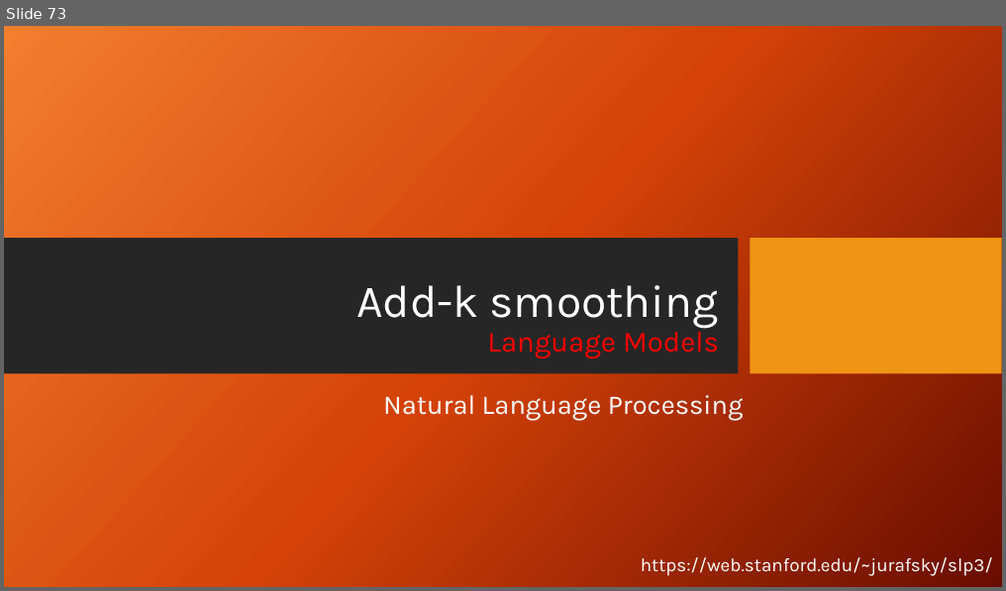
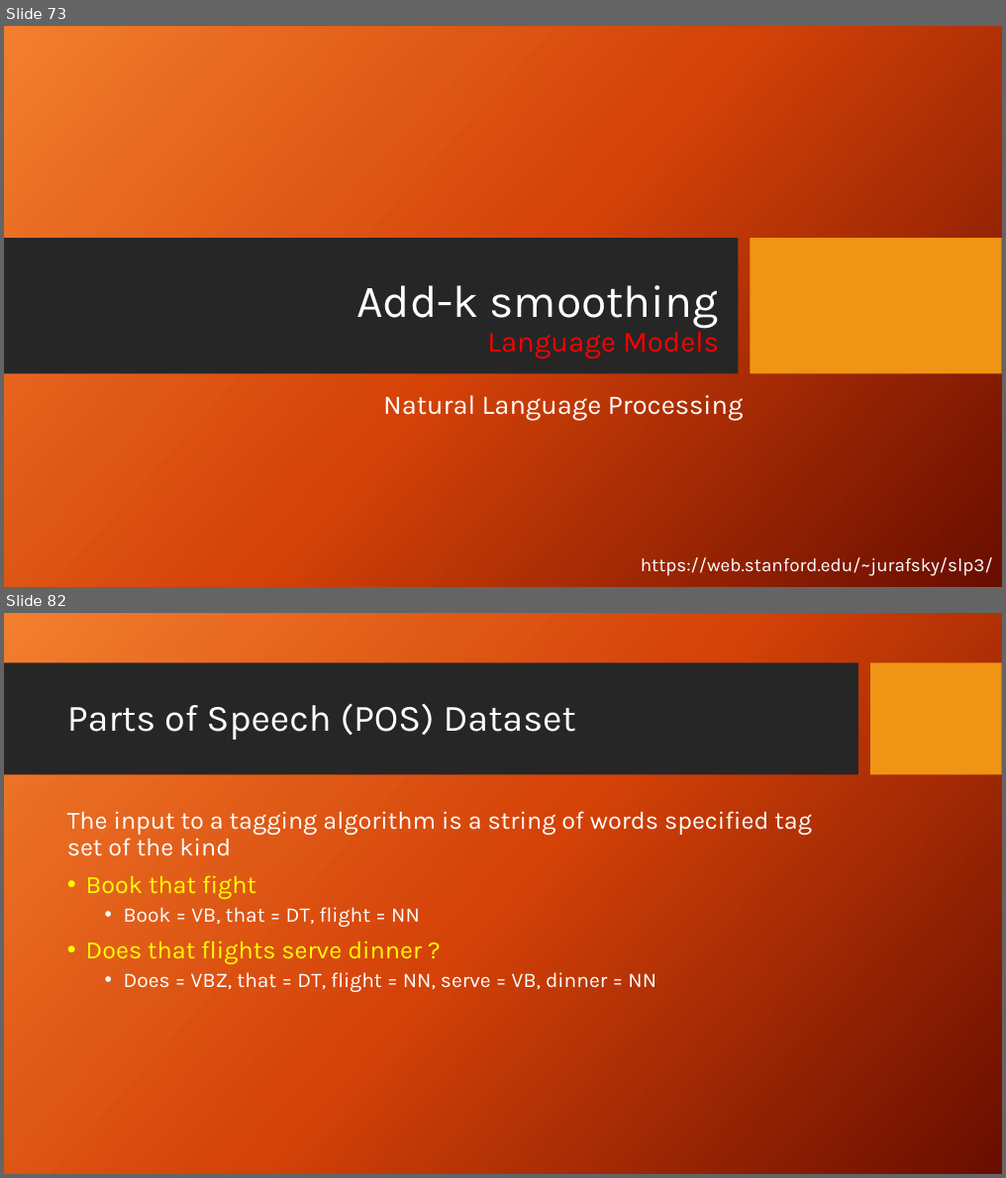
Before and after one commit to FaisalAhmedBijoy/Natural-Language-Processing-with-Python, a slide deck: docs/NLP_bangla_tutorial.pptx. Shown one above the other, each under a label of ours: slide 73 before the commit, slides 73 and 82 after it; the slides between them are not shown. The pictures are 1006x591 and 1006x1178 pixels, drawn with LibreOffice and Linux fonts; fonts in the diff are those of the drawing; background and template pictures are left out. Boxes give left, top, right and bottom in pixels: in the first picture for what was removed or moved away, otherwise in the second. Text is boxed around its words. In the diff, an @@ line names an element or a change of style, - is before the commit and + after.

```diff
--- a/docs/NLP_bangla_tutorial.pptx
+++ b/docs/NLP_bangla_tutorial.pptx
@@ slide 82 added at (4,613,1002,1174), background picture (left out) @@
@@ rectangle added at (4,663,858,775), fill #262626 @@
@@ rectangle added at (871,663,1002,775), fill #F09415 @@
@@ title added at (67,703,576,740), 36 pt, text #FFFFFF @@
+Parts of Speech (POS) Dataset
@@ text added at (67,811,812,992), 24 pt, text #FFFFFF @@
+The input to a tagging algorithm is a string of words specified tag set of the kind
+• Book that fight
+  • Book = VB, that = DT, flight = NN
+• Does that flights serve dinner ?
+  • Does = VBZ, that = DT, flight = NN, serve = VB, dinner = NN
```
Also in this commit, not shown: 11 other slides added, 1 slide removed.
